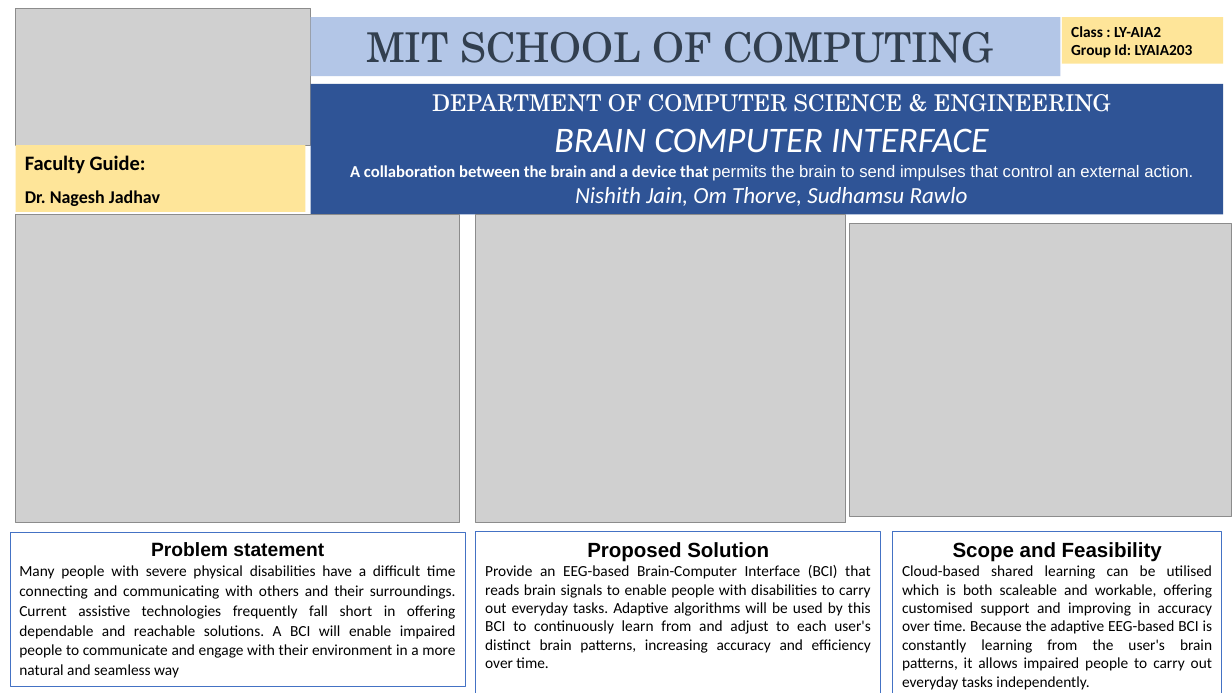
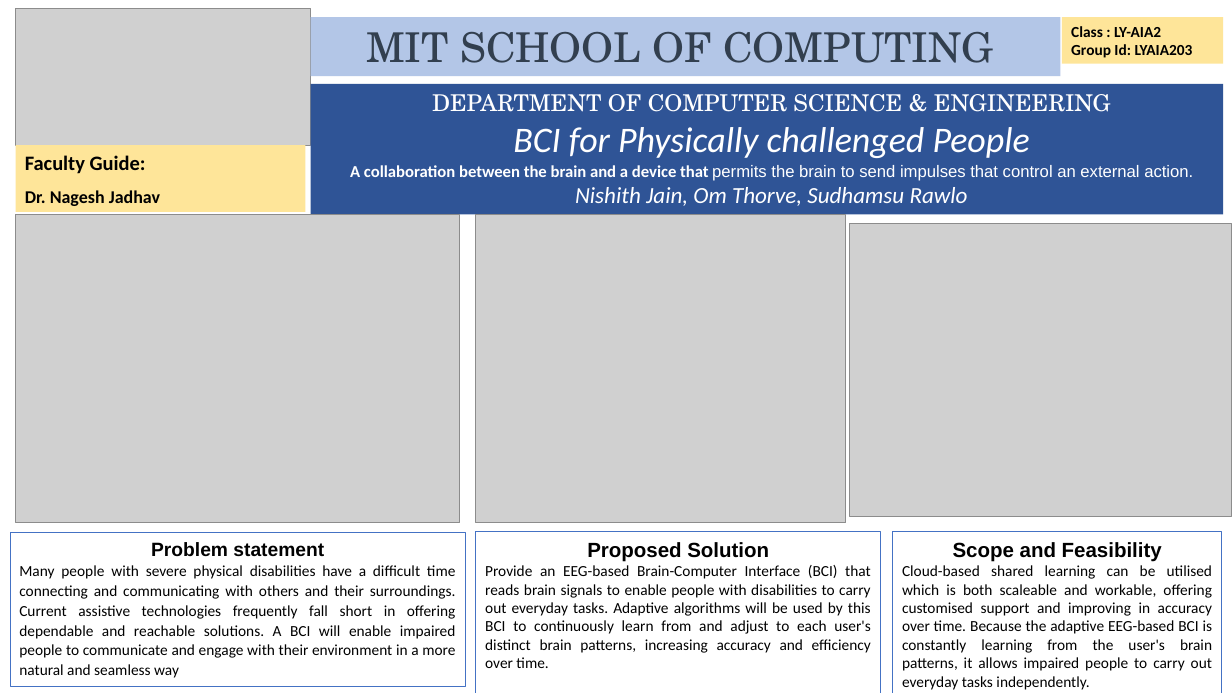
Before and after one commit to standardprogram1/Submittables, a slide deck: slide 1 of LY_sem7_BCI.pptx. Drawn at 1232x693 pixels with LibreOffice and Linux fonts; fonts in the diff are those of the drawing; grey boxes stand for pictures. Boxes give left, top, right and bottom in pixels: in the first picture for what was removed or moved away, otherwise in the second. Text is boxed around its words. In the diff, an @@ line names an element or a change of style, - is before the commit and + after.

```diff
--- a/LY_sem7_BCI.pptx
+++ b/LY_sem7_BCI.pptx
@@ text in rectangle at box(513, 127, 1030, 158): text changed @@
-BRAIN COMPUTER INTERFACE
+BCI for Physically challenged People
```
